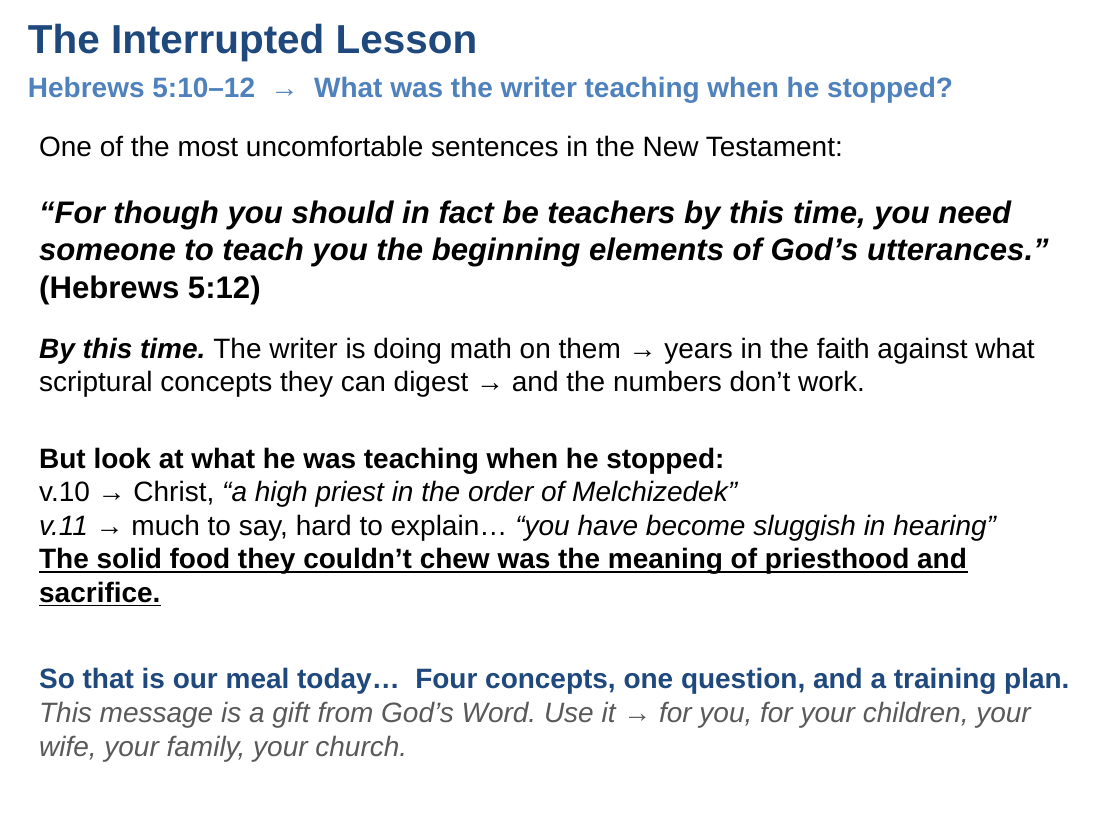
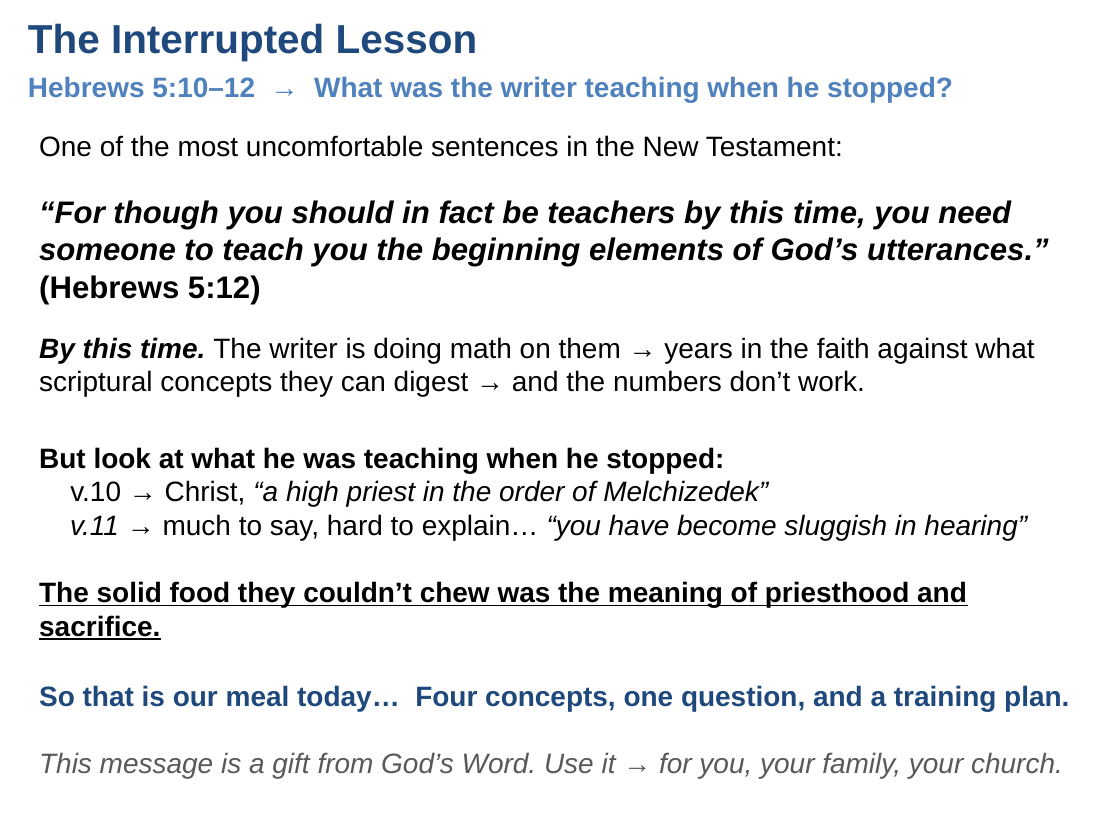
Before and after one commit to UsefulEngines/EvangelismPublic, a slide deck: slide 2 of 2026-Q3/Devotionals/TrainedToTellTheDifference.pptx. Drawn at 1120x840 pixels with LibreOffice and Linux fonts; fonts in the diff are those of the drawing. Boxes give left, top, right and bottom in pixels: in the first picture for what was removed or moved away, otherwise in the second. Text is boxed around its words. In the diff, an @@ line names an element or a change of style, - is before the commit and + after.

Commit message:
Update
Update

```diff
--- a/2026-Q3/Devotionals/TrainedToTellTheDifference.pptx
+++ b/2026-Q3/Devotionals/TrainedToTellTheDifference.pptx
@@ text at [39, 447, 1027, 640]: text changed @@
-But look at what he was teaching when he stopped:
-v.10 → Christ, “a high priest in the order of Melchizedek”
-v.11 → much to say, hard to explain… “you have become sluggish in hearing”
-The solid food they couldn’t chew was the meaning of priesthood and sacrifice.
+But look at what he was teaching when he stopped:
+v.10 → Christ, “a high priest in the order of Melchizedek”
+v.11 → much to say, hard to explain… “you have become sluggish in hearing”
+The solid food they couldn’t chew was the meaning of priesthood and sacrifice.
@@ text at [39, 685, 1069, 778]: text changed @@
-So that is our meal today… Four concepts, one question, and a training plan.
-This message is a gift from God’s Word. Use it → for you, for your children, your wife, your family, your church.
+So that is our meal today… Four concepts, one question, and a training plan.
+This message is a gift from God’s Word. Use it → for you, your family, your church.
```
Also in this commit, not shown: 4 other slides changed.
